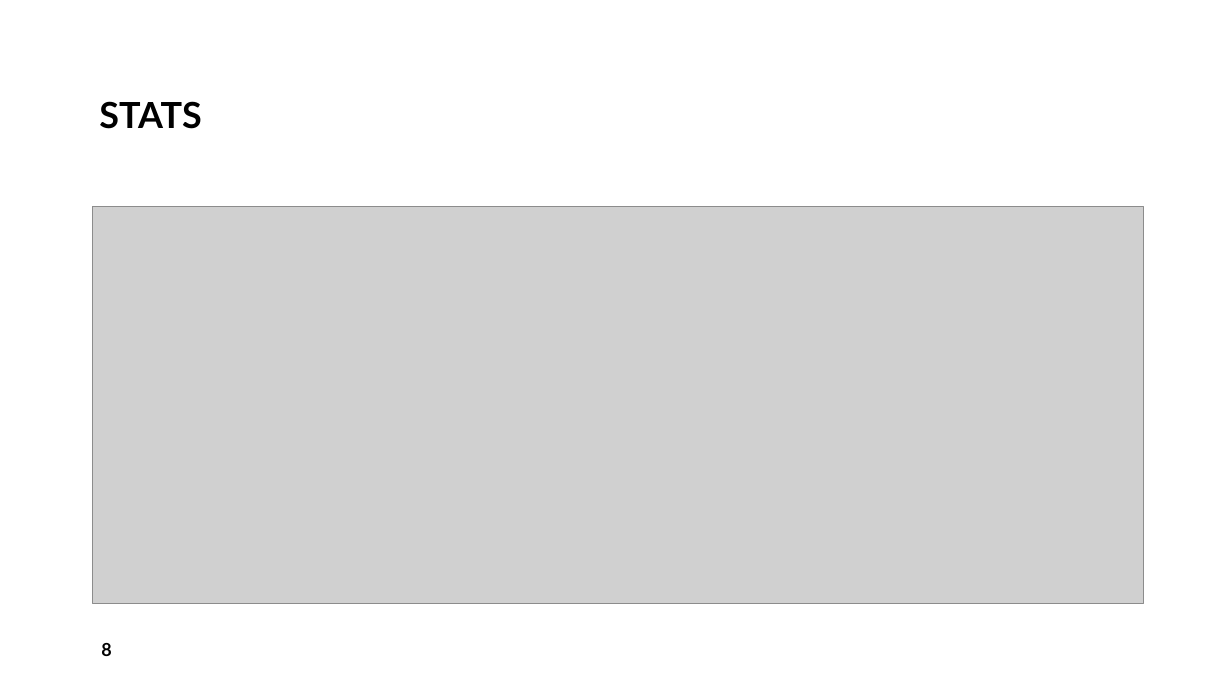
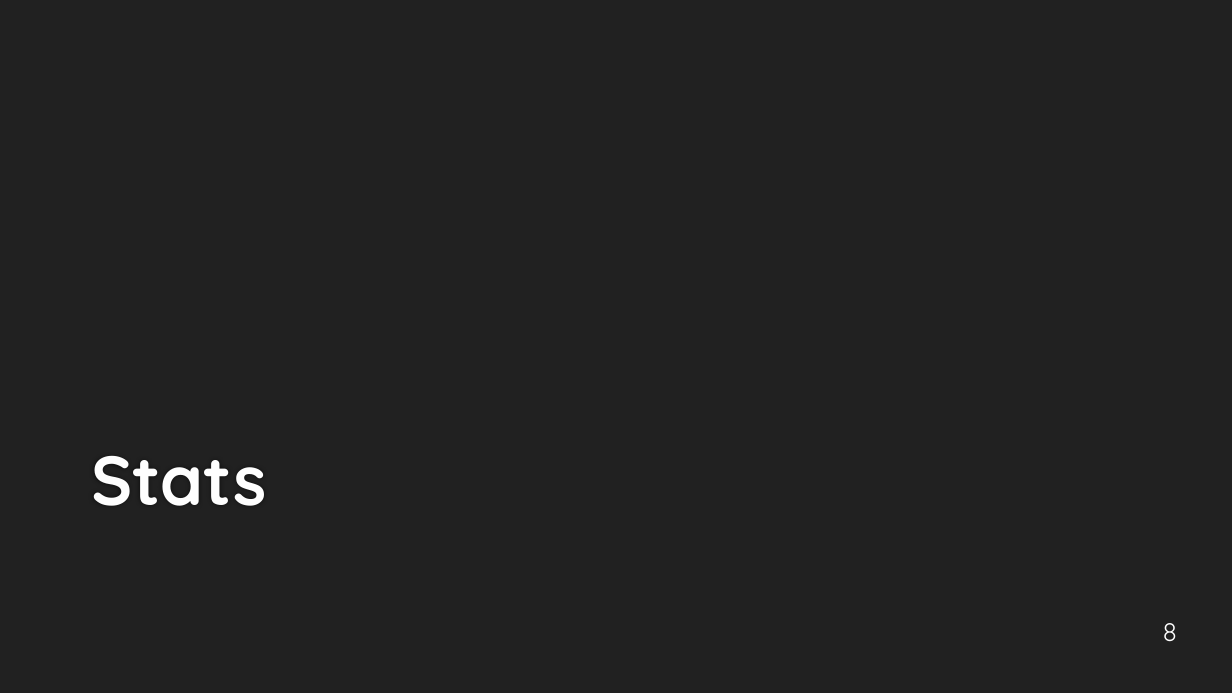
Before and after one commit to spatel787/FocusFlowTracker, a slide deck: slide 8 of Final Presentation.pptx. Drawn at 1232x693 pixels with LibreOffice and Linux fonts; fonts in the diff are those of the drawing; grey boxes stand for pictures; background and template pictures are left out. Boxes give left, top, right and bottom in pixels: in the first picture for what was removed or moved away, otherwise in the second. Text is boxed around its words. In the diff, an @@ line names an element or a change of style, - is before the commit and + after.

```diff
--- a/Final Presentation.pptx
+++ b/Final Presentation.pptx
@@ background #FFFFFF to picture (left out) @@
@@ picture removed at [92, 206, 1144, 603] @@
@@ title at [91, 456, 267, 506]: text changed; size 28 to 54 pt; font Lato to Quicksand; text colour #000000 to #FEFEFE @@
-STATS
+Stats
@@ page number: place and size @@
-page number at [101, 643, 111, 656]
+page number at [1163, 623, 1178, 641]
@@ page number at [1163, 623, 1178, 641]: size 14 to 20 pt, font Lato to Quicksand, text colour #000000 to #FFFFFF, bold off; alignment left to right; vertical alignment middle to bottom @@
```
Also in this commit, not shown: 9 other slides changed, 1 slide removed.
